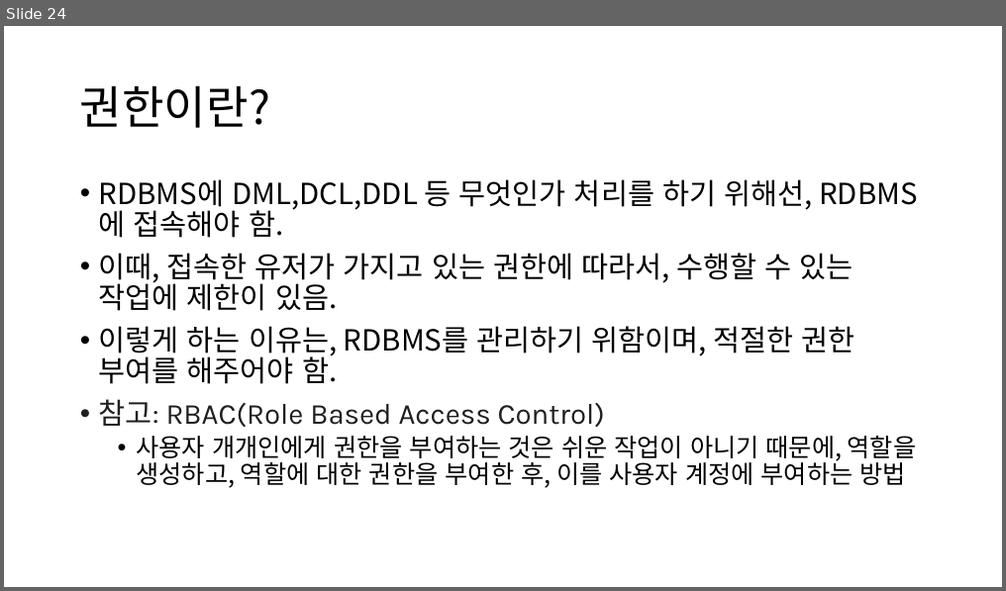
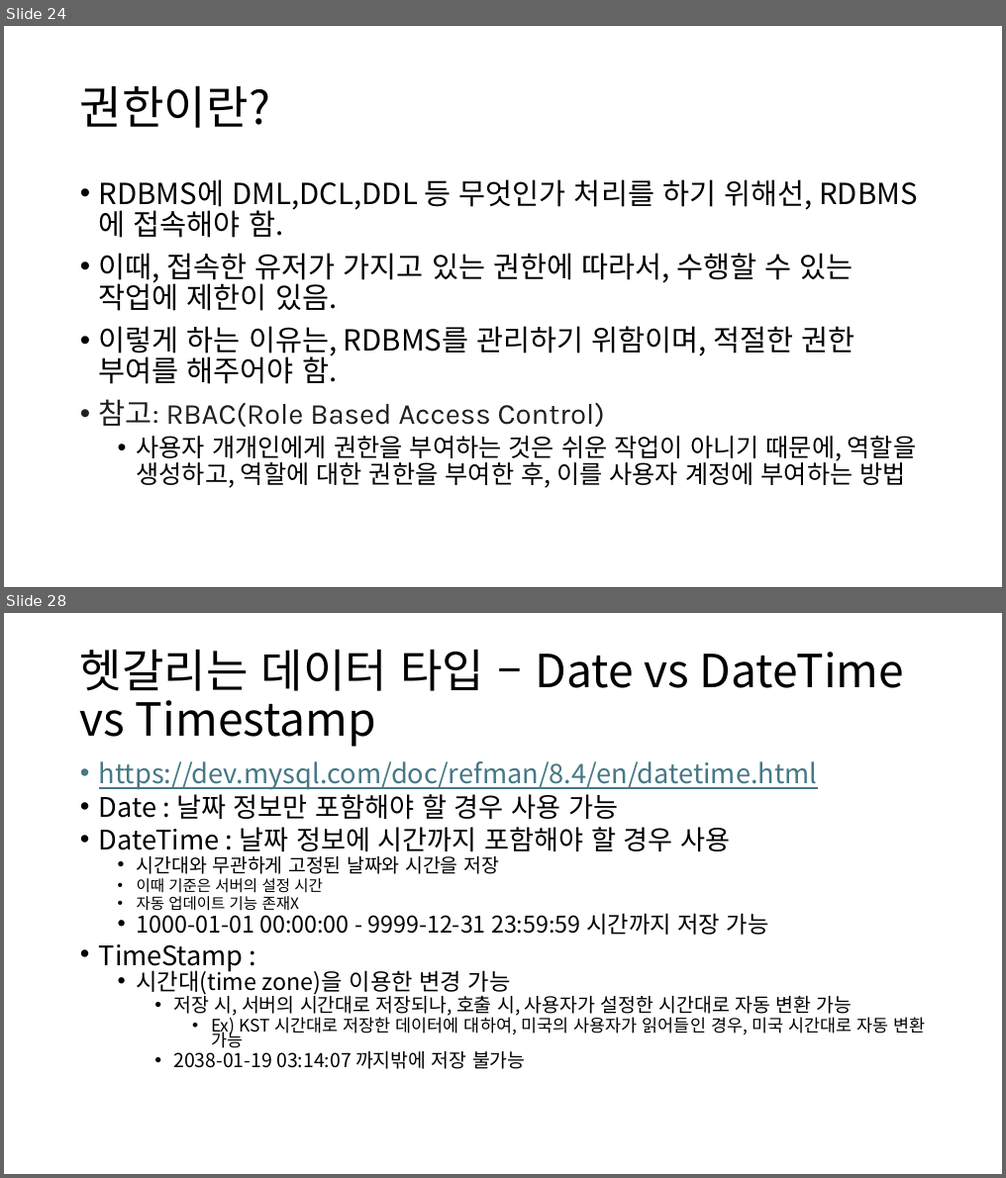
Before and after one commit to Baskervir/simcoding_jm, a slide deck: hy/수업자료/9주차 SQL/SQL.pptx. Shown one above the other, each under a label of ours: slide 24 before the commit, slides 24 and 28 after it; the slides between them are not shown. The pictures are 1006x591 and 1006x1178 pixels, drawn with LibreOffice and Linux fonts; fonts in the diff are those of the drawing. Boxes give left, top, right and bottom in pixels: in the first picture for what was removed or moved away, otherwise in the second. Text is boxed around its words. In the diff, an @@ line names an element or a change of style, - is before the commit and + after.

```diff
--- a/hy/수업자료/9주차 SQL/SQL.pptx
+++ b/hy/수업자료/9주차 SQL/SQL.pptx
@@ slide 28 added at (4, 613, 1002, 1174), background #FFFFFF @@
@@ title added at (80, 649, 904, 747), 44 pt, text #000000 @@
+헷갈리는 데이터 타입 – Date vs DateTime vs Timestamp
@@ text added at (99, 761, 926, 1069), 25.9 pt, text #000000 @@
+• https://dev.mysql.com/doc/refman/8.4/en/datetime.html
+• Date : 날짜 정보만 포함해야 할 경우 사용 가능
+• DateTime : 날짜 정보에 시간까지 포함해야 할 경우 사용
+  • 시간대와 무관하게 고정된 날짜와 시간을 저장
+  • 이때 기준은 서버의 설정 시간
+  • 자동 업데이트 기능 존재X
+  • 1000-01-01 00:00:00 - 9999-12-31 23:59:59 시간까지 저장 가능
+• TimeStamp :
+  • 시간대(time zone)을 이용한 변경 가능
+    • 저장 시, 서버의 시간대로 저장되나, 호출 시, 사용자가 설정한 시간대로 자동 변환 가능
+      • Ex) KST 시간대로 저장한 데이터에 대하여, 미국의 사용자가 읽어들인 경우, 미국 시간대로 자동 변환 가능
+    • 2038-01-19 03:14:07 까지밖에 저장 불가능
```
Also in this commit, not shown: 12 other slides added, 1 other file.
